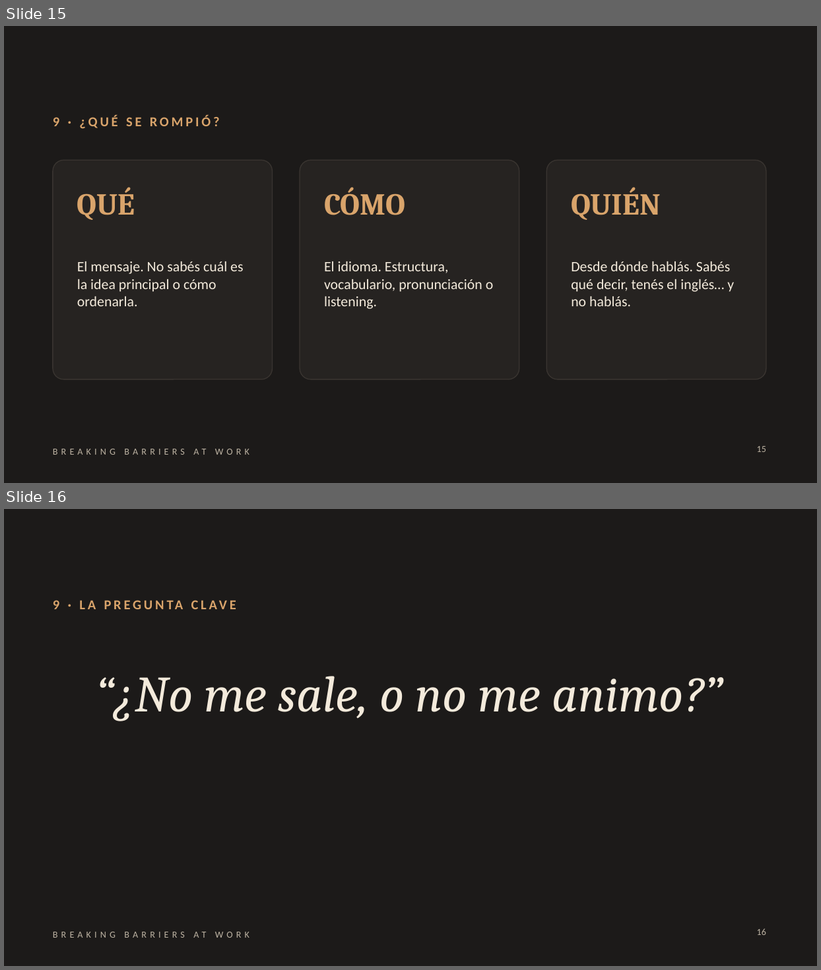
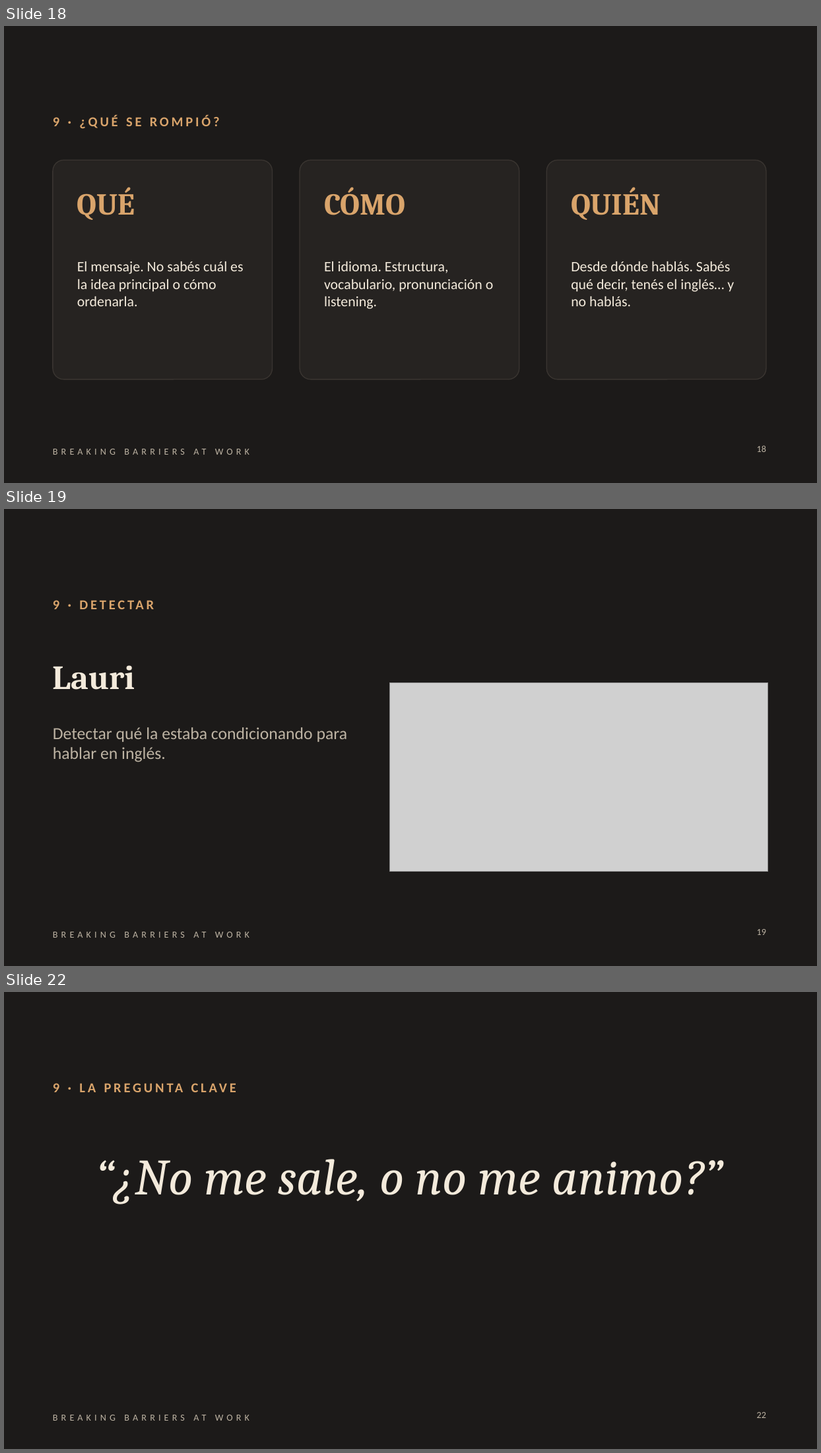
Before and after one commit to florenciapersico-ctrl/brakingbarriersatwork, a slide deck: contenido/vsl/Placas_VSL_AT_WORK_@ysi_speakenglish.pptx. Shown one above the other, each under a label of ours: slides 15 and 16 before the commit, slides 18, 19 and 22 after it; the slides between them are not shown. The pictures are 821x970 and 821x1453 pixels, drawn with LibreOffice and Linux fonts; fonts in the diff are those of the drawing; grey boxes stand for pictures. Boxes give left, top, right and bottom in pixels: in the first picture for what was removed or moved away, otherwise in the second. Text is boxed around its words. In the diff, an @@ line names an element or a change of style, - is before the commit and + after.

```diff
--- a/contenido/vsl/Placas_VSL_AT_WORK_@ysi_speakenglish.pptx
+++ b/contenido/vsl/Placas_VSL_AT_WORK_@ysi_speakenglish.pptx
@@ slide 19 added at [4,509,817,966], background #1C1A19; not listed: 1 template element that a slide beside it also shows @@
@@ text added at [53,600,59,609], 16 pt, text #D9A46B, bold @@
+9 · DETECTAR
@@ text added at [53,665,135,690], 40 pt, text #F3EADB, bold @@
+Lauri
@@ picture added at [390,683,768,872] @@
@@ text added at [53,727,348,762], 20 pt, text #BDB3A3 @@
+Detectar qué la estaba condicionando para hablar en inglés.
@@ page number added at [757,929,766,935], 11 pt, text #BDB3A3 @@
+19
@@ what was slide 15 is now slide 18 @@
@@ page number at [757,446,766,452]: text changed @@
-15
+18
@@ what was slide 16 is now slide 22 @@
@@ page number at [757,1412,766,1418]: text changed @@
-16
+22
```
Also in this commit, not shown: 6 other slides added, 2 other files.
